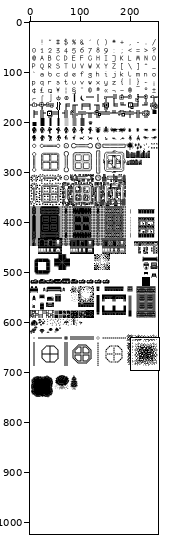
Edited in one commit: sprite sheet (tiles.png). The first picture is a wide view before the edit; the outline marks the close-up.
Close-up. Earlier state:
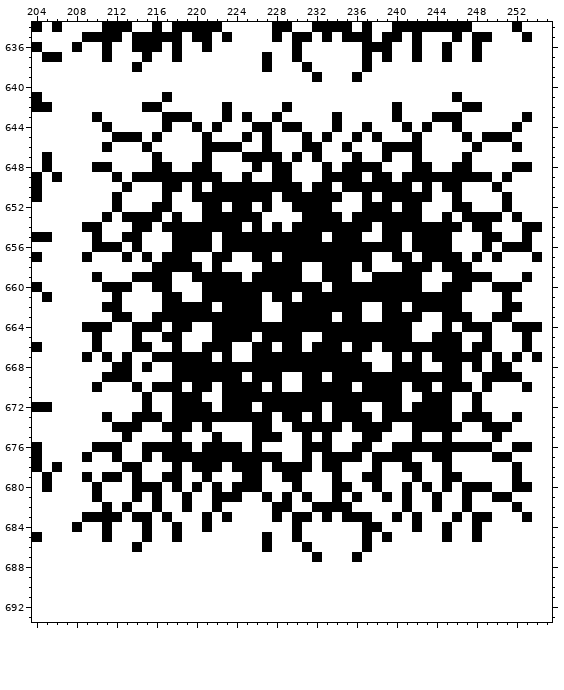
The file is 256x1024 pixels. Colours within 5 levels of each other are drawn and written as one. Shown: x 204..255, y 634..693.
The result:
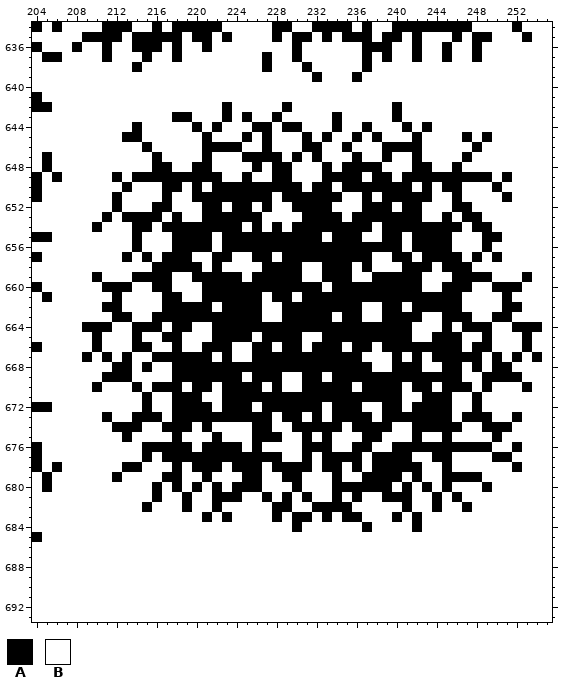
Palette (. is transparent): A #000000  B #ffffff
Message: fix: roads now use correct tile graphics
Diff:
Changed rows in their new state; - is an unchanged pixel.
first column x 210:
641 -------B----------------------------B-------
642 -----BB------------------------------BB-----
643 B------B--------------------------BBB------B
644 -B--A--B----------------------------B-----B-
645 --B---B---------------------------------BB--
646 -B----------------------------------------B-
648 BB-----------------------------------B----BB
first column x 209:
652 ------------------------------------------B---
653 ----------------------------------------BB-B--
654 B-------------------------------------------BB
655 -B--B---------------------------------------B-
656 -BBB--------------------------------------BBB-
657 B--------------------------------------------B
first column x 208:
676 --BBB----------------------------------------B
677 -B--B-----------------------------------------
678 ----------------------------A--AA-------------
679 -B-B--B------------------------AA------AA---B-
680 --B---BB--------------------AA-A-------BB---BB
681 --B---B-------------------------A-----AB--BB--
682 ---B-B-AB-----------------------------------B-
683 -BBBB-BB-B-------------------B--------B-BB---B
684 B--B---B--B--B----------------B------B--B-----
685 ---B---B--B--------B--B------B-B-----B--B-----
686 ------B------------B---B-----B----------------
687 ------------------------B---B-----------------
Where, in picture pixels (left, top, right, bottom), the same in both close-ups:
changed: (92, 92, 172, 172)
changed: (432, 92, 532, 172)
changed: (482, 202, 542, 262)
changed: (82, 222, 132, 262)
changed: (72, 442, 212, 552)
changed: (262, 442, 532, 562)
